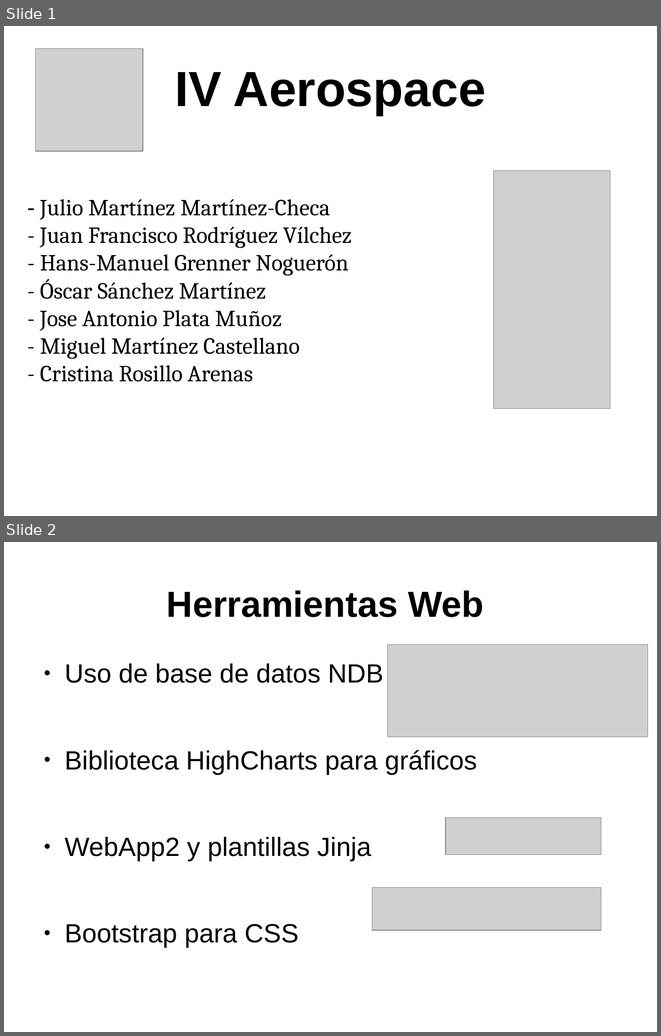
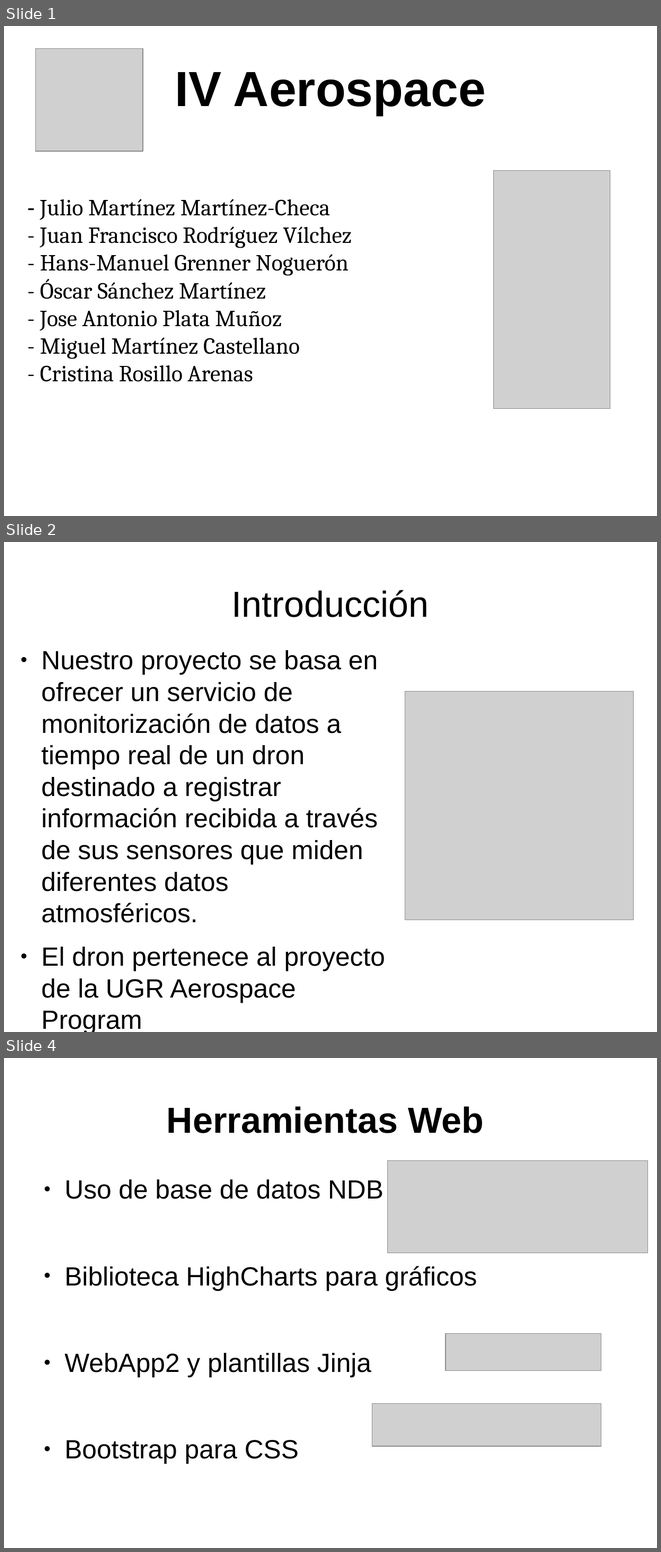
Before and after one commit to juanfranrv/PresentacionIV, a slide deck: presentacion.odp. Shown one above the other, each under a label of ours: slides 1 and 2 before the commit, slides 1, 2 and 4 after it; the slides between them are not shown. The pictures are 661x1036 and 661x1552 pixels, drawn with LibreOffice and Linux fonts; fonts in the diff are those of the drawing; grey boxes stand for pictures. Boxes give left, top, right and bottom in pixels: in the first picture for what was removed or moved away, otherwise in the second. Text is boxed around its words. In the diff, an @@ line names an element or a change of style, - is before the commit and + after.

```diff
--- a/presentacion.odp
+++ b/presentacion.odp
@@ slide 2 added at <box>4,542,657,1032</box>, background #FFFFFF @@
@@ title added at <box>232,590,429,617</box>, 44 pt, text #000000 @@
+Introducción
@@ text added at <box>41,650,385,1032</box>, 32 pt, text #000000 @@
+● Nuestro proyecto se basa en ofrecer un servicio de monitorización de datos a tiempo real de un dron destinado a registrar información recibida a través de sus sensores que miden diferentes datos atmosféricos.
+● El dron pertenece al proyecto de la UGR Aerospace Program
@@ picture added at <box>405,691,634,920</box> @@
@@ what was slide 2 is now slide 4 @@
```
Also in this commit, not shown: 1 other slide added.
